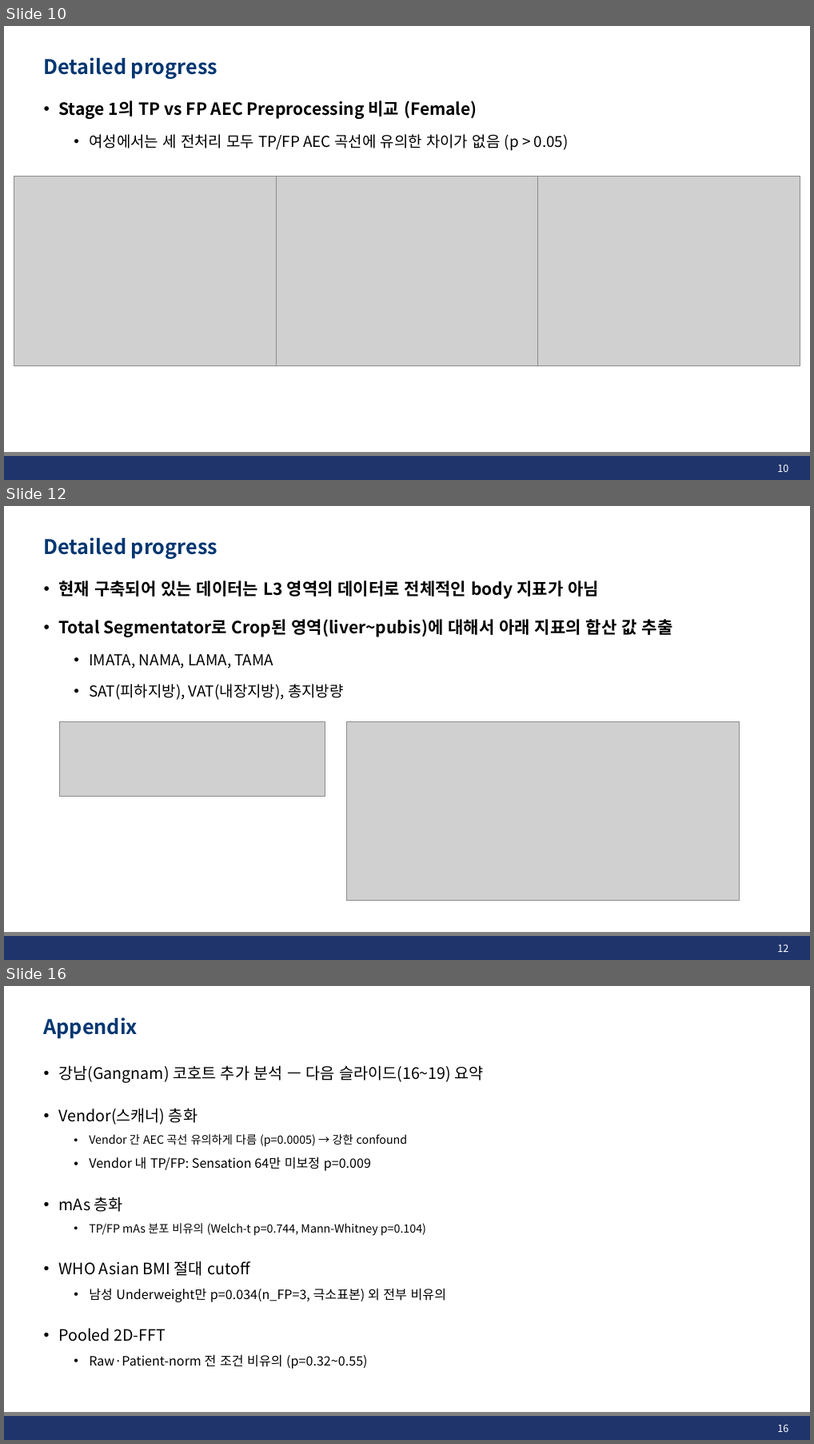
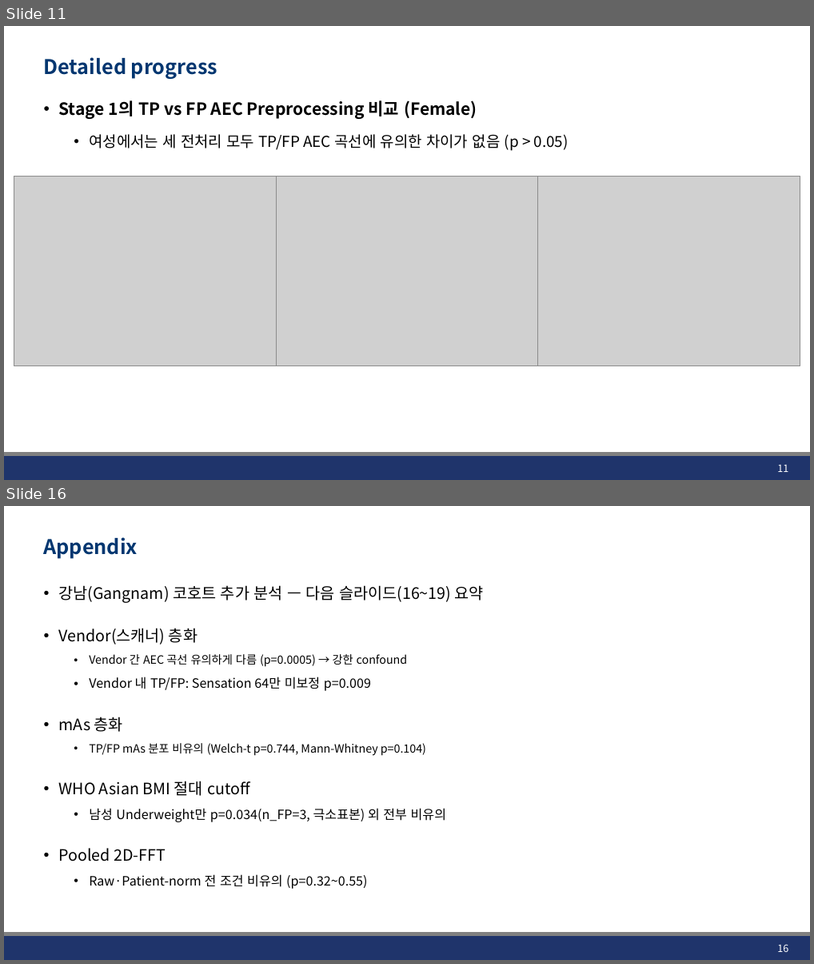
Before and after one commit to JHWannabe/Clinical_Study, a slide deck: docs/260729_Stratified Analysis of AEC.pptx. Shown one above the other, each under a label of ours: slides 10, 12 and 16 before the commit, slides 11 and 16 after it; the slides between them are not shown. The pictures are 814x1444 and 814x964 pixels, drawn with LibreOffice and Linux fonts; fonts in the diff are those of the drawing; grey boxes stand for pictures; background and template pictures are left out. Boxes give left, top, right and bottom in pixels: in the first picture for what was removed or moved away, otherwise in the second. Text is boxed around its words. In the diff, an @@ line names an element or a change of style, - is before the commit and + after.

```diff
--- a/docs/260729_Stratified Analysis of AEC.pptx
+++ b/docs/260729_Stratified Analysis of AEC.pptx
@@ slide 12 removed at [4, 506, 810, 960], background #FFFFFF; not listed: 2 template elements that a slide beside it also shows @@
@@ title removed at [44, 537, 218, 559] @@
-Detailed progress
@@ text removed at [58, 580, 674, 700] @@
-• 현재 구축되어 있는 데이터는 L3 영역의 데이터로 전체적인 body 지표가 아님
-• Total Segmentator로 Crop된 영역(liver~pubis)에 대해서 아래 지표의 합산 값 추출
-  • IMATA, NAMA, LAMA, TAMA
-  • SAT(피하지방), VAT(내장지방), 총지방량
@@ picture removed at [60, 722, 325, 796] @@
@@ picture removed at [347, 722, 740, 900] @@
@@ page number removed at [778, 944, 789, 952] @@
-12
@@ what was slide 10 is now slide 11 @@
@@ page number at [778, 464, 789, 472]: text changed @@
-10
+11
```
Also in this commit, not shown: 8 slides changed, 1 slide added, 7 other files.
